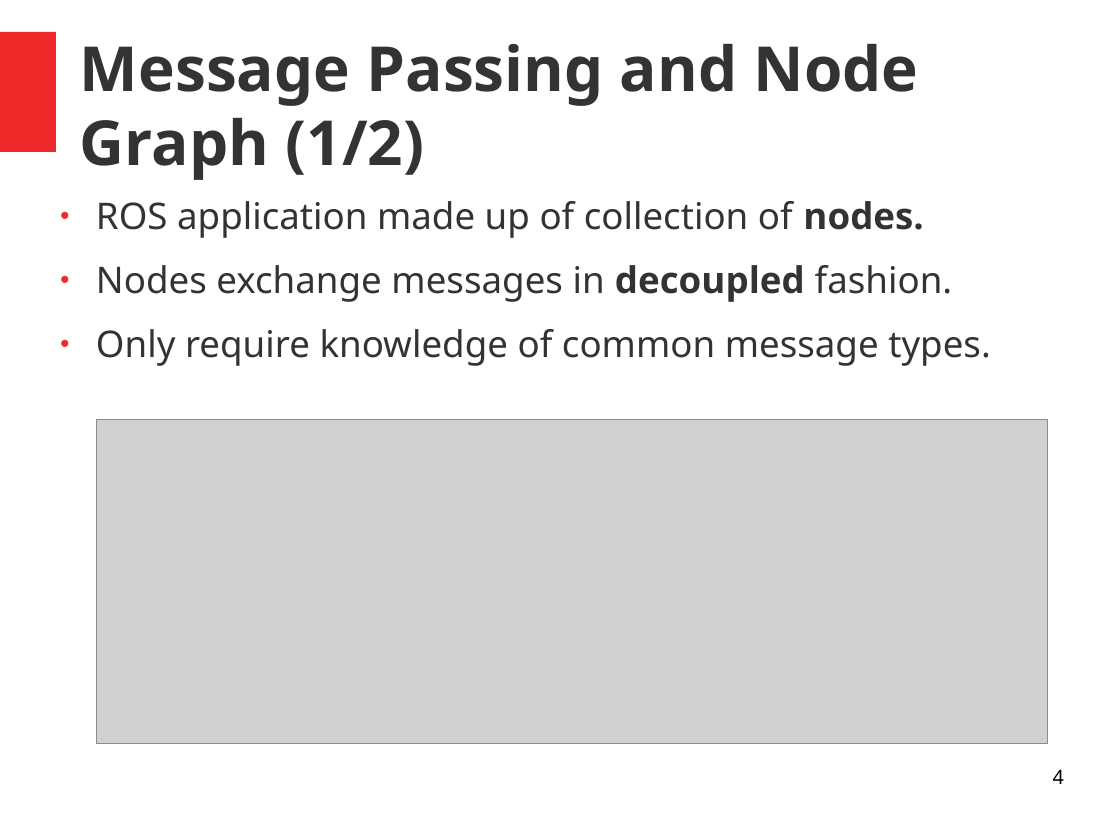
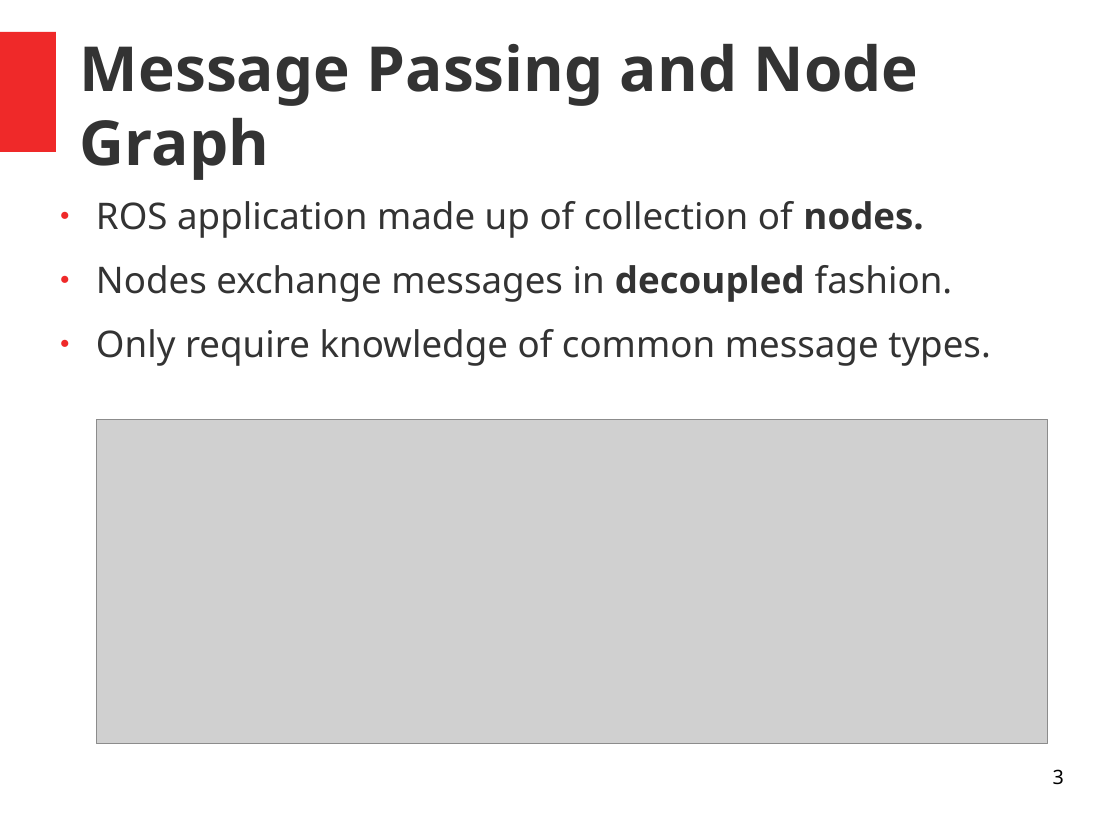
Before and after one commit to comp417-fall2019-tutorials/ros_tutorial, a slide deck: slide 3 of slides/Ros_Tutorial.odp (slide 4 before the commit). Drawn at 1120x840 pixels with LibreOffice and Linux fonts; fonts in the diff are those of the drawing; grey boxes stand for pictures; background and template pictures are left out. Boxes give left, top, right and bottom in pixels: in the first picture for what was removed or moved away, otherwise in the second. Text is boxed around its words. In the diff, an @@ line names an element or a change of style, - is before the commit and + after.

```diff
--- a/slides/Ros_Tutorial.odp
+++ b/slides/Ros_Tutorial.odp
@@ title at <box>80,44,919,180</box>: text changed @@
-Message Passing and Node Graph (1/2)
+Message Passing and Node Graph
@@ page number at <box>1053,769,1064,785</box>: text changed @@
-4
+3
```
Also in this commit, not shown: 11 other slides changed, 1 other file.
